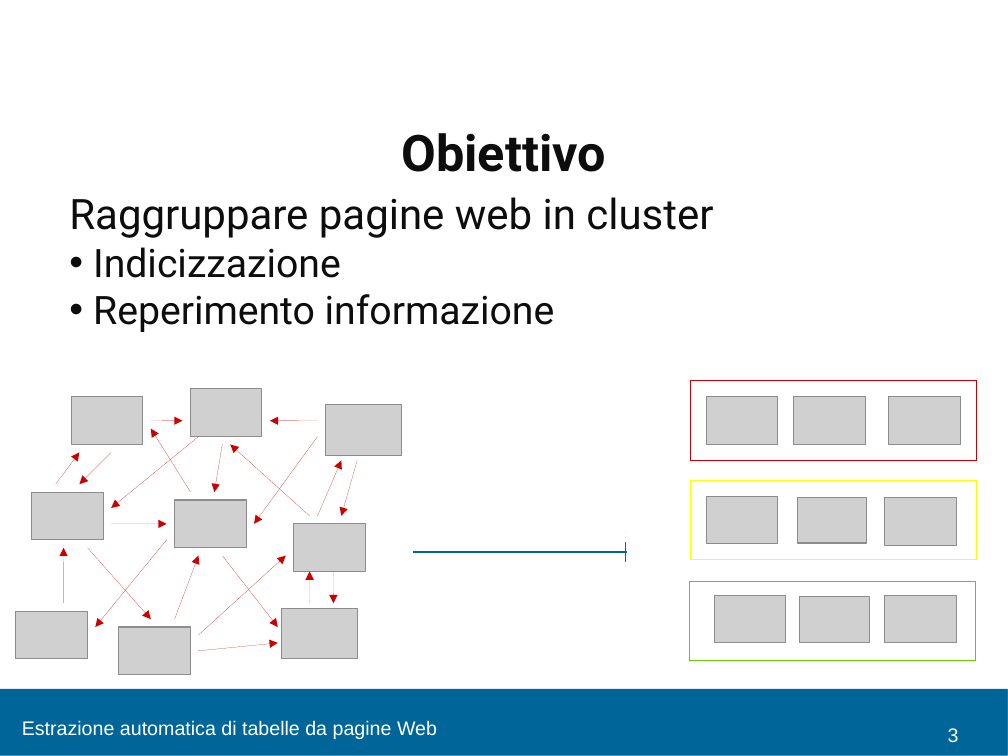
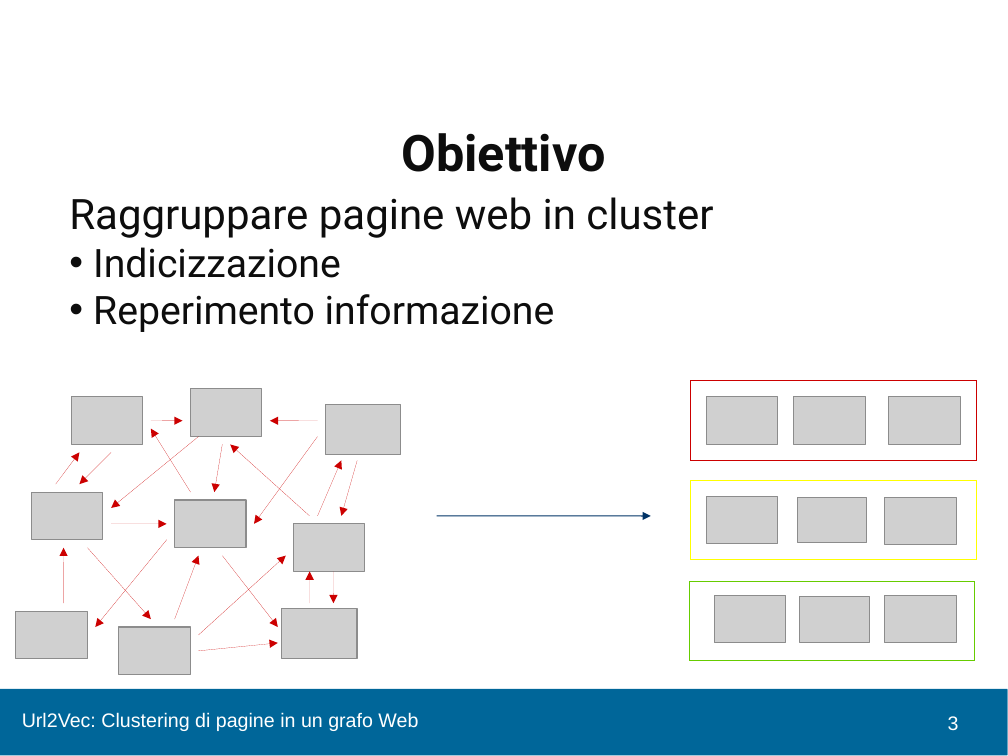
Before and after one commit to chrisPiemonte/Bachelors-Thesis, a slide deck: slide 3 of Slide/Presentaz.pptx. Drawn at 1008x756 pixels with LibreOffice and Linux fonts; fonts in the diff are those of the drawing; grey boxes stand for pictures; background and template pictures are left out. Boxes give left, top, right and bottom in pixels: in the first picture for what was removed or moved away, otherwise in the second. Text is boxed around its words. In the diff, an @@ line names an element or a change of style, - is before the commit and + after.

```diff
--- a/Slide/Presentaz.pptx
+++ b/Slide/Presentaz.pptx
@@ left arrow removed at (412,524,627,580) @@
@@ arrow added from (436, 516) to (651, 516), #003366 0.79 pt @@
@@ text at (22,712,418,731): text changed @@
-Estrazione automatica di tabelle da pagine Web
+Url2Vec: Clustering di pagine in un grafo Web
@@ page number: place and size @@
-page number at (948,728,959,743)
+page number at (948,716,959,731)
```
Also in this commit, not shown: 16 other slides changed, 6 slides added, 5 slides removed.
